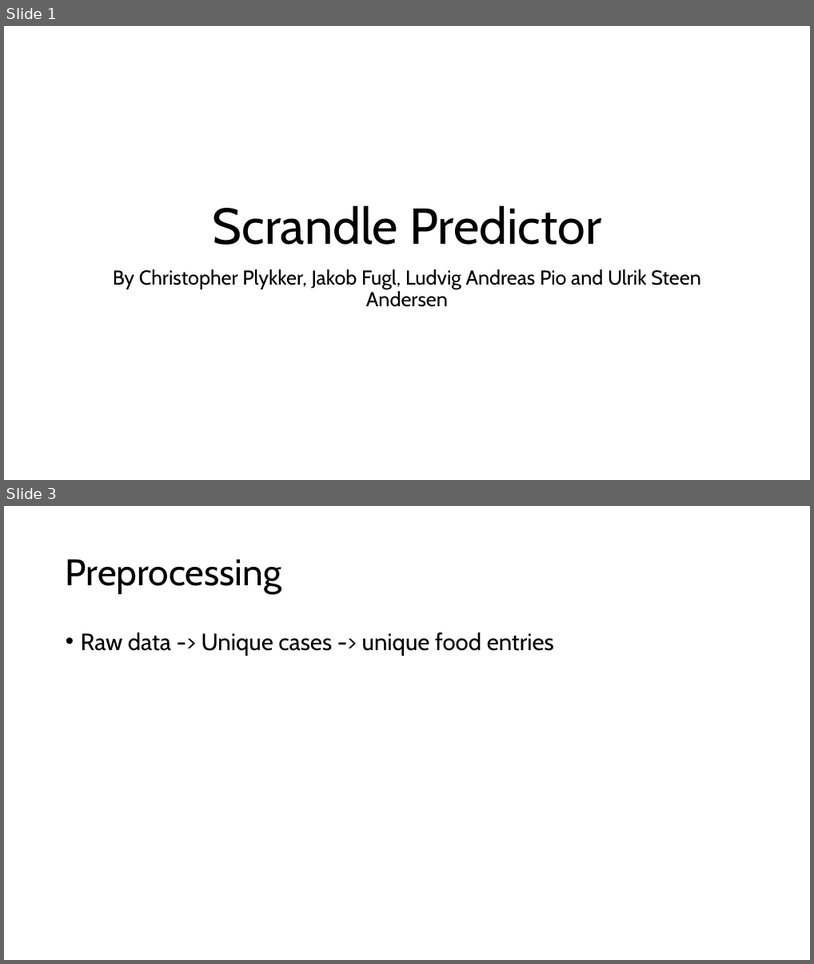
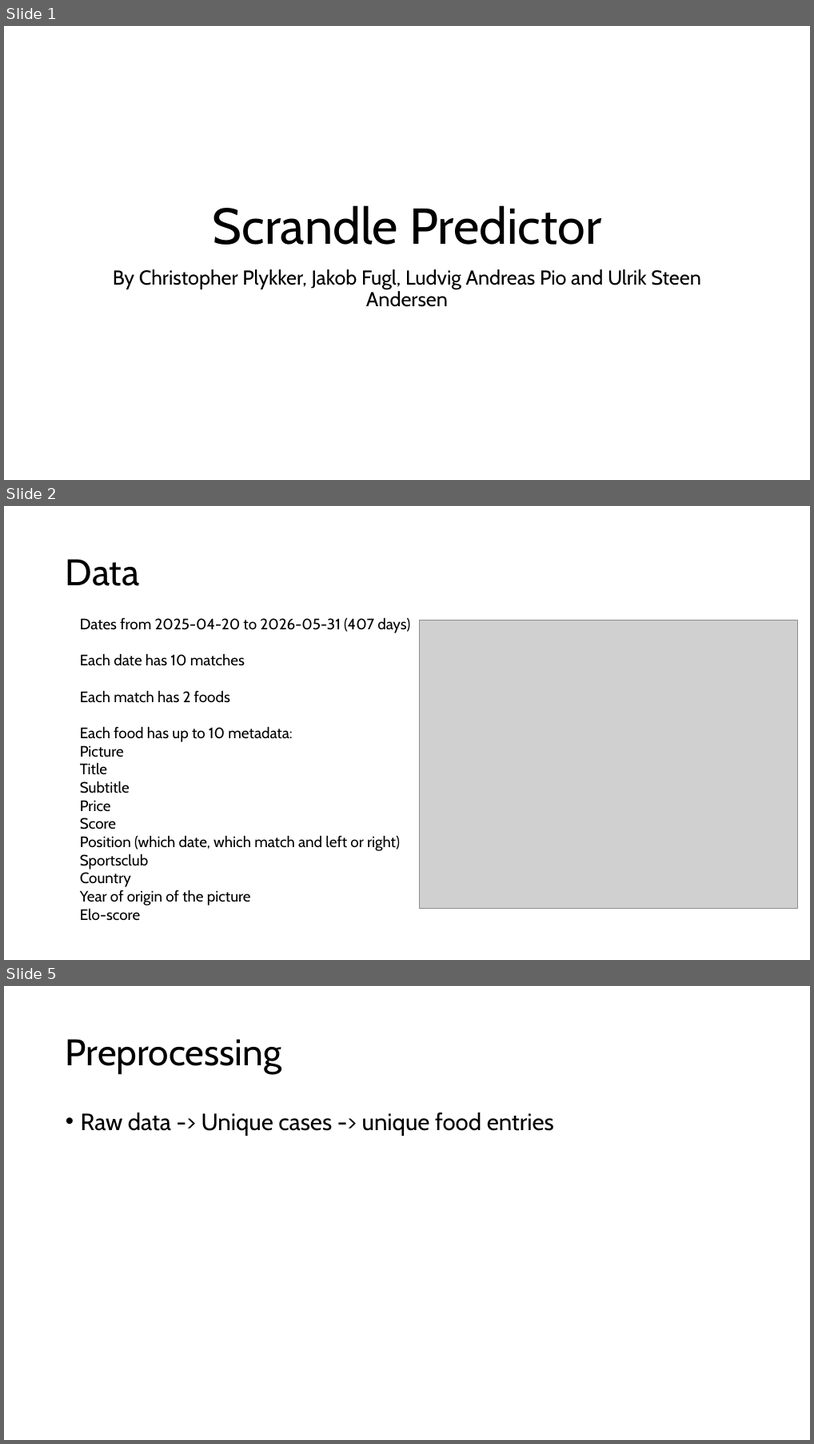
Before and after one commit to JakobFugl/scrandle_ml_project, a slide deck: power_point_folder/power_point_project.pptx. Shown one above the other, each under a label of ours: slides 1 and 3 before the commit, slides 1, 2 and 5 after it; the slides between them are not shown. The pictures are 814x964 and 814x1444 pixels, drawn with LibreOffice and Linux fonts; fonts in the diff are those of the drawing; grey boxes stand for pictures. Boxes give left, top, right and bottom in pixels: in the first picture for what was removed or moved away, otherwise in the second. Text is boxed around its words. In the diff, an @@ line names an element or a change of style, - is before the commit and + after.

Commit message:
updated powerpoint

```diff
--- a/power_point_folder/power_point_project.pptx
+++ b/power_point_folder/power_point_project.pptx
@@ slide 2 added at box(4, 506, 810, 960), background #FFFFFF @@
@@ title added at box(66, 559, 140, 586), 44 pt, text #000000 @@
+Data
@@ text added at box(80, 617, 410, 920), 18 pt, text #000000 @@
+Dates from 2025-04-20 to 2026-05-31 (407 days)
+Each date has 10 matches
+Each match has 2 foods
+Each food has up to 10 metadata:
+Picture
+Title
+Subtitle
+Price
+Score
+Position (which date, which match and left or right)
+Sportsclub
+Country
+Year of origin of the picture
+Elo-score
@@ picture added at box(420, 620, 798, 908) @@
@@ what was slide 3 is now slide 5 @@
```
Also in this commit, not shown: 2 slides changed, 2 other slides added, 1 slide removed, 9 other files.
